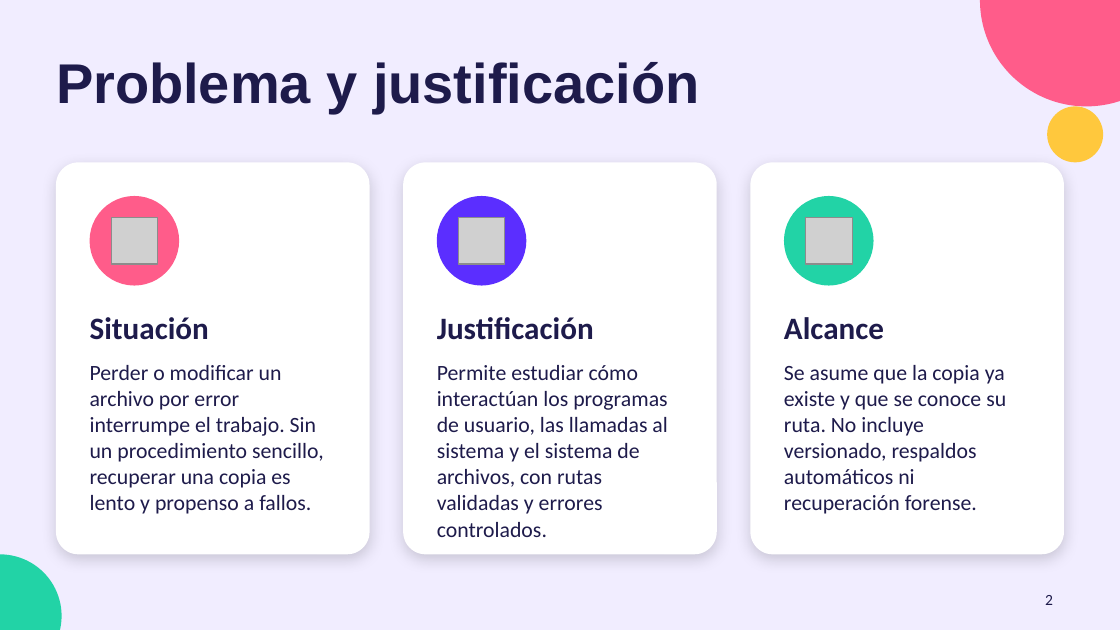
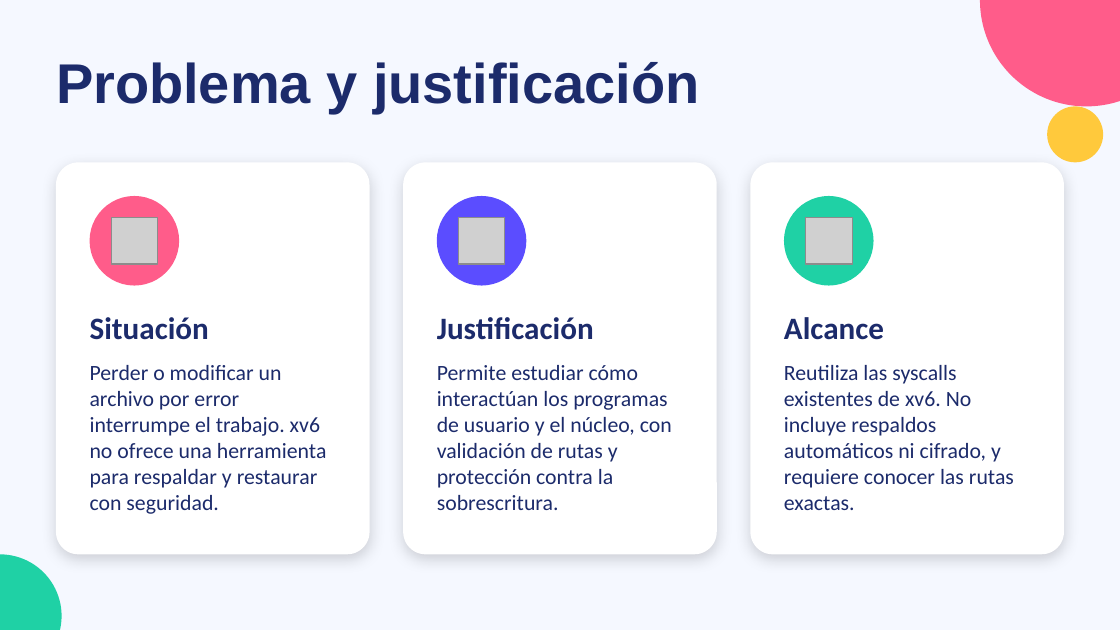
Before and after one commit to jhonatancarrillo/xv6-trabajoFinal, a slide deck: slide 2 of documentacion/restauracion_xv6_canva.pptx. Drawn at 1120x630 pixels with LibreOffice and Linux fonts; fonts in the diff are those of the drawing; grey boxes stand for pictures. Boxes give left, top, right and bottom in pixels: in the first picture for what was removed or moved away, otherwise in the second. Text is boxed around its words. In the diff, an @@ line names an element or a change of style, - is before the commit and + after.

```diff
--- a/documentacion/restauracion_xv6_canva.pptx
+++ b/documentacion/restauracion_xv6_canva.pptx
@@ background #F1EDFF to #F5F8FF @@
@@ ellipse at <box>437,196,526,286</box>: fill #5B2EFF to #5B4DFF @@
@@ text colour #1E1B4B to #1C2B6B in 4 elements at <box>56,62,699,113</box>, <box>90,317,209,340</box>, <box>437,317,594,340</box>, <box>784,317,884,340</box> @@
@@ text at <box>90,365,327,514</box>: text changed; text colour #1E1B4B to #1C2B6B @@
-Perder o modificar un archivo por error interrumpe el trabajo. Sin un procedimiento sencillo, recuperar una copia es lento y propenso a fallos.
+Perder o modificar un archivo por error interrumpe el trabajo. xv6 no ofrece una herramienta para respaldar y restaurar con seguridad.
@@ text at <box>437,365,672,510</box>: text changed; text colour #1E1B4B to #1C2B6B @@
-Permite estudiar cómo interactúan los programas de usuario, las llamadas al sistema y el sistema de archivos, con rutas validadas y errores controlados.
+Permite estudiar cómo interactúan los programas de usuario y el núcleo, con validación de rutas y protección contra la sobrescritura.
@@ text at <box>784,365,1014,510</box>: text changed; text colour #1E1B4B to #1C2B6B @@
-Se asume que la copia ya existe y que se conoce su ruta. No incluye versionado, respaldos automáticos ni recuperación forense.
+Reutiliza las syscalls existentes de xv6. No incluye respaldos automáticos ni cifrado, y requiere conocer las rutas exactas.
@@ page number removed at <box>1045,595,1053,605</box> @@
-2
```
Also in this commit, not shown: 12 other slides changed, 6 slides added, 1 slide removed.
